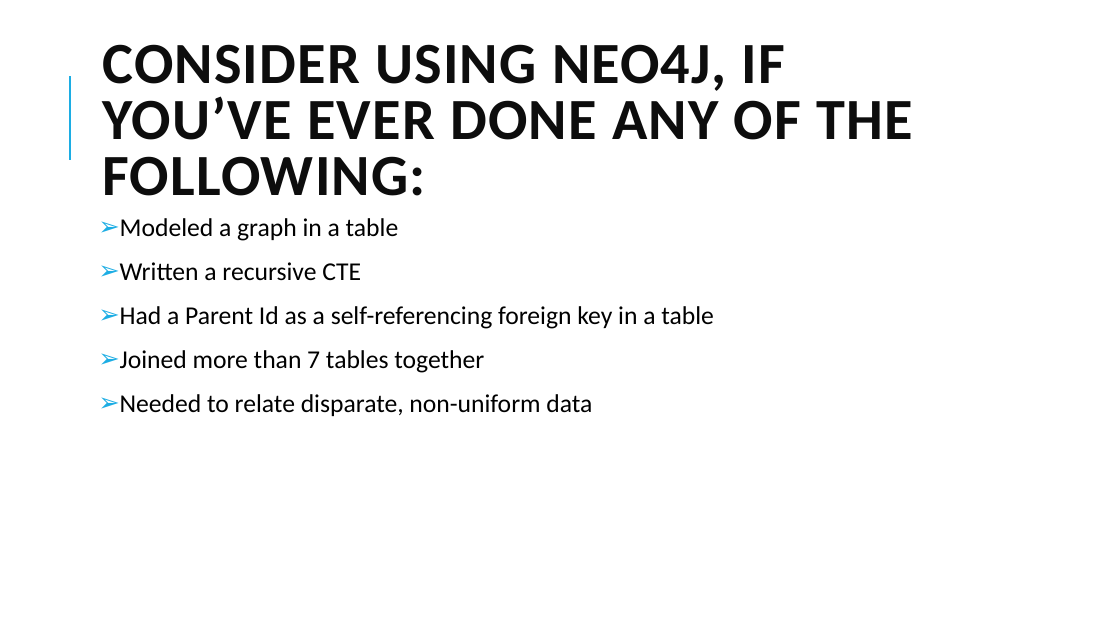
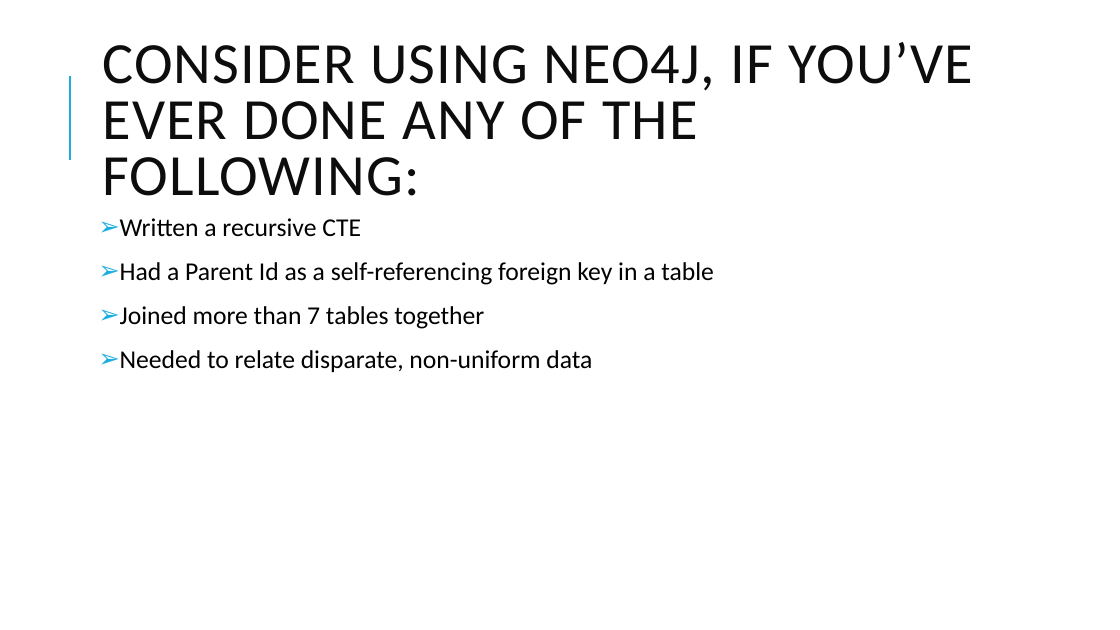
Before and after one commit to jenparker1975/Diabook, a slide deck: slide 23 of presentation/Graph DBs.pptx (slide 17 before the commit). Drawn at 1120x630 pixels with LibreOffice and Linux fonts; fonts in the diff are those of the drawing. Boxes give left, top, right and bottom in pixels: in the first picture for what was removed or moved away, otherwise in the second. Text is boxed around its words. In the diff, an @@ line names an element or a change of style, - is before the commit and + after.

```diff
--- a/presentation/Graph DBs.pptx
+++ b/presentation/Graph DBs.pptx
@@ title "CONSIDER USING NEO4J, IF YOU’VE ..." at box(102, 42, 972, 196): bold off @@
@@ text at box(120, 218, 399, 241): paragraph removed @@
-➢ Modeled a graph in a table
```
Also in this commit, not shown: 17 other slides changed.
